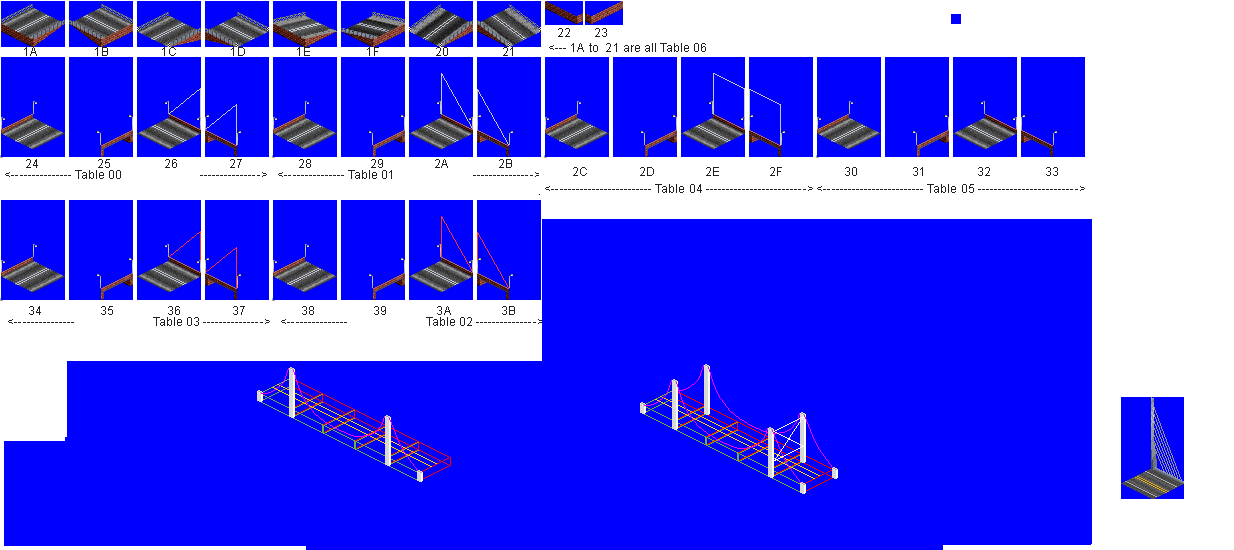
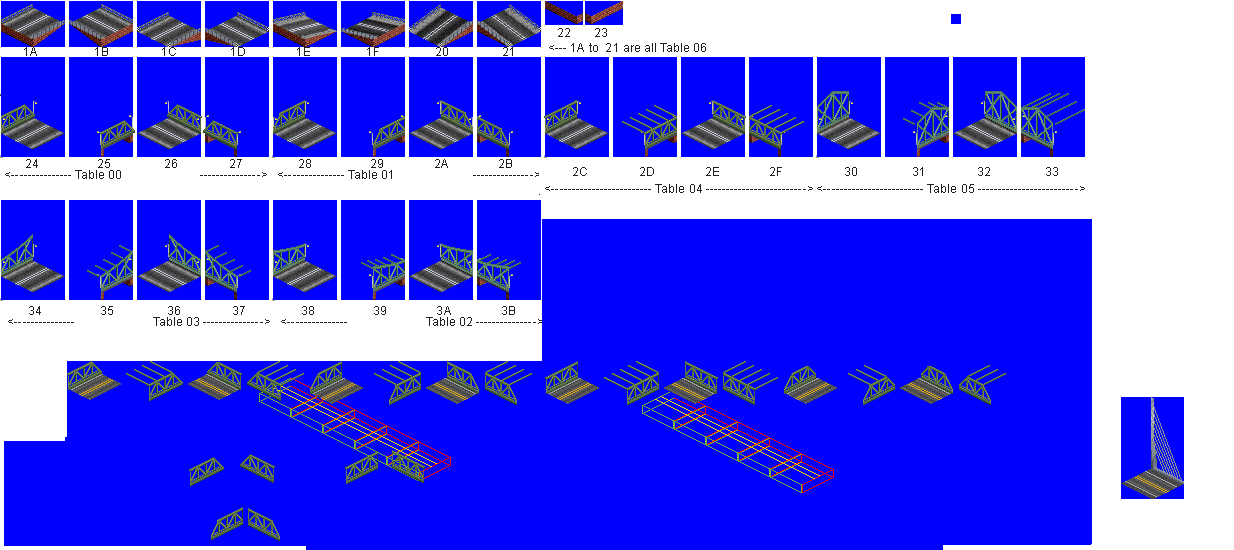
The second 1234 x 550 image is a revision of the first. Changes to its layers:
added layer "cantilever road" above "lite streetlamps" over [0, 91, 1085, 541]
hid "sustest" over [169, 73, 838, 494]
